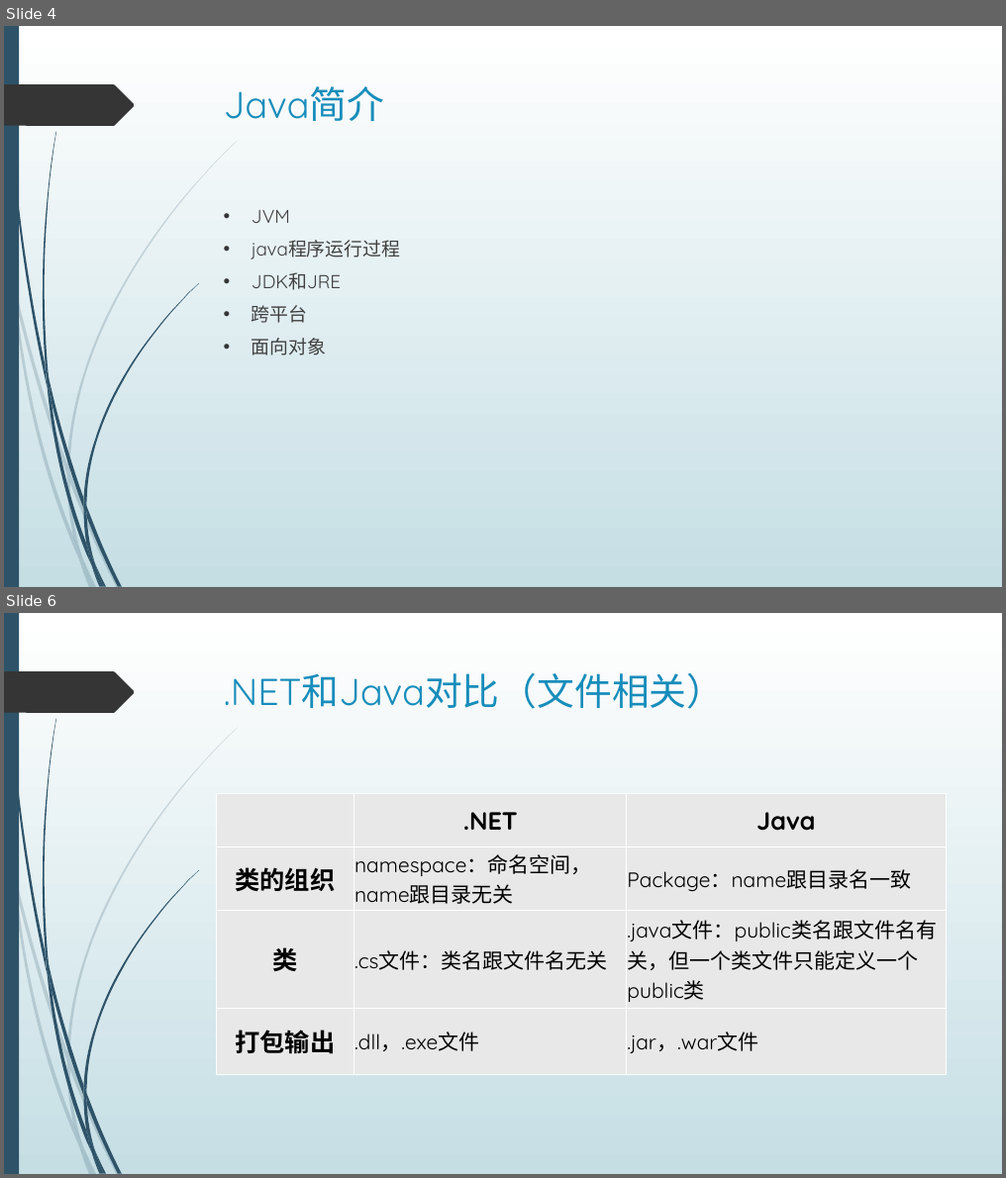
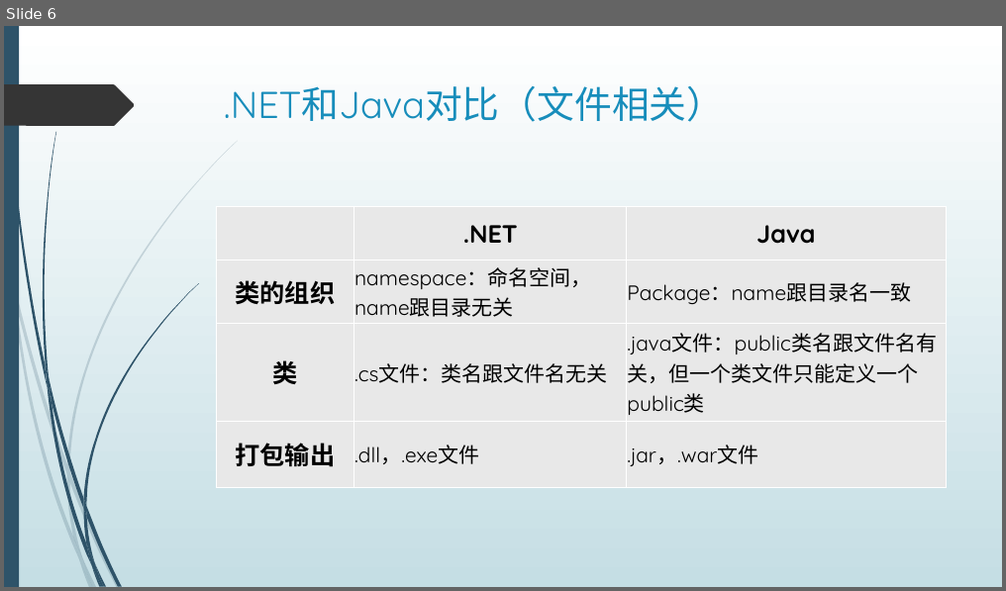
Before and after one commit to dean2015/documents, a slide deck: 201805/JAVA 基础介绍.pptx. Shown one above the other, each under a label of ours: slides 4 and 6 before the commit, slide 6 after it; the slides between them are not shown. The pictures are 1006x1178 and 1006x591 pixels, drawn with LibreOffice and Linux fonts; fonts in the diff are those of the drawing. Boxes give left, top, right and bottom in pixels: in the first picture for what was removed or moved away, otherwise in the second. Text is boxed around its words. In the diff, an @@ line names an element or a change of style, - is before the commit and + after.

```diff
--- a/201805/JAVA 基础介绍.pptx
+++ b/201805/JAVA 基础介绍.pptx
@@ slide 4 removed at <box>4,26,1002,587</box>, background gradient #FFFFFF to #C5DEE5; not listed: 24 template elements that a slide beside it also shows @@
@@ title removed at <box>224,86,384,121</box> @@
-Java简介
@@ text removed at <box>252,210,400,356</box> @@
-• JVM
-• java程序运行过程
-• JDK和JRE
-• 跨平台
-• 面向对象
```
Also in this commit, not shown: 5 slides changed, 2 slides added, 1 other slide removed, 2 other files.
